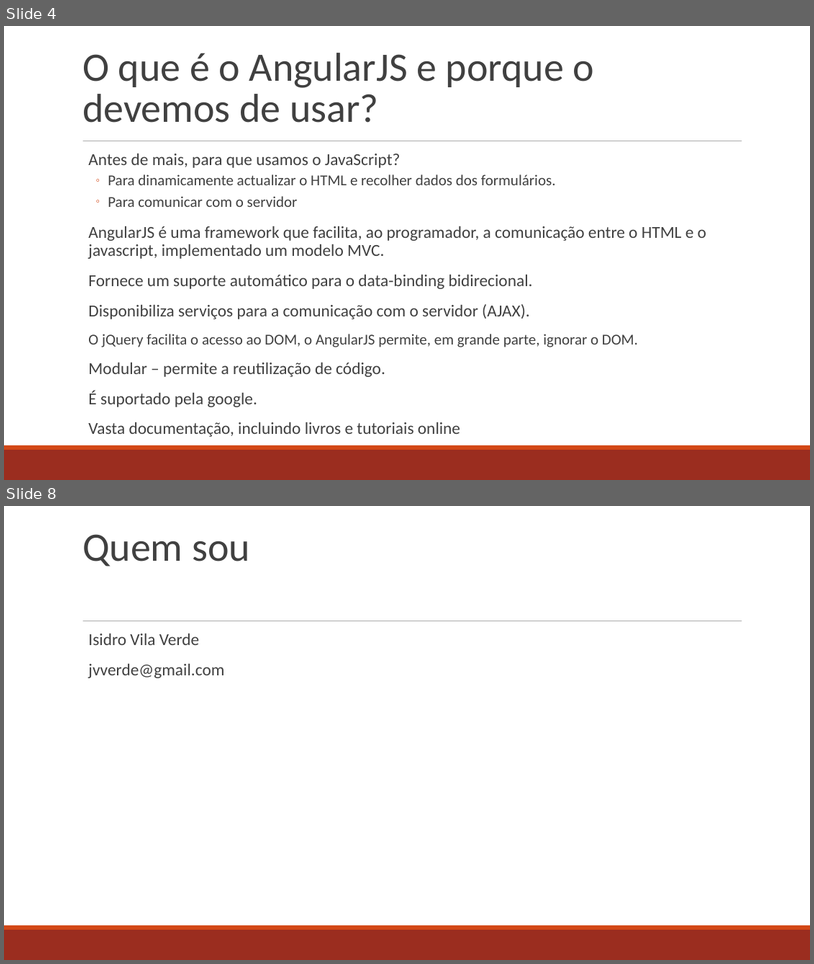
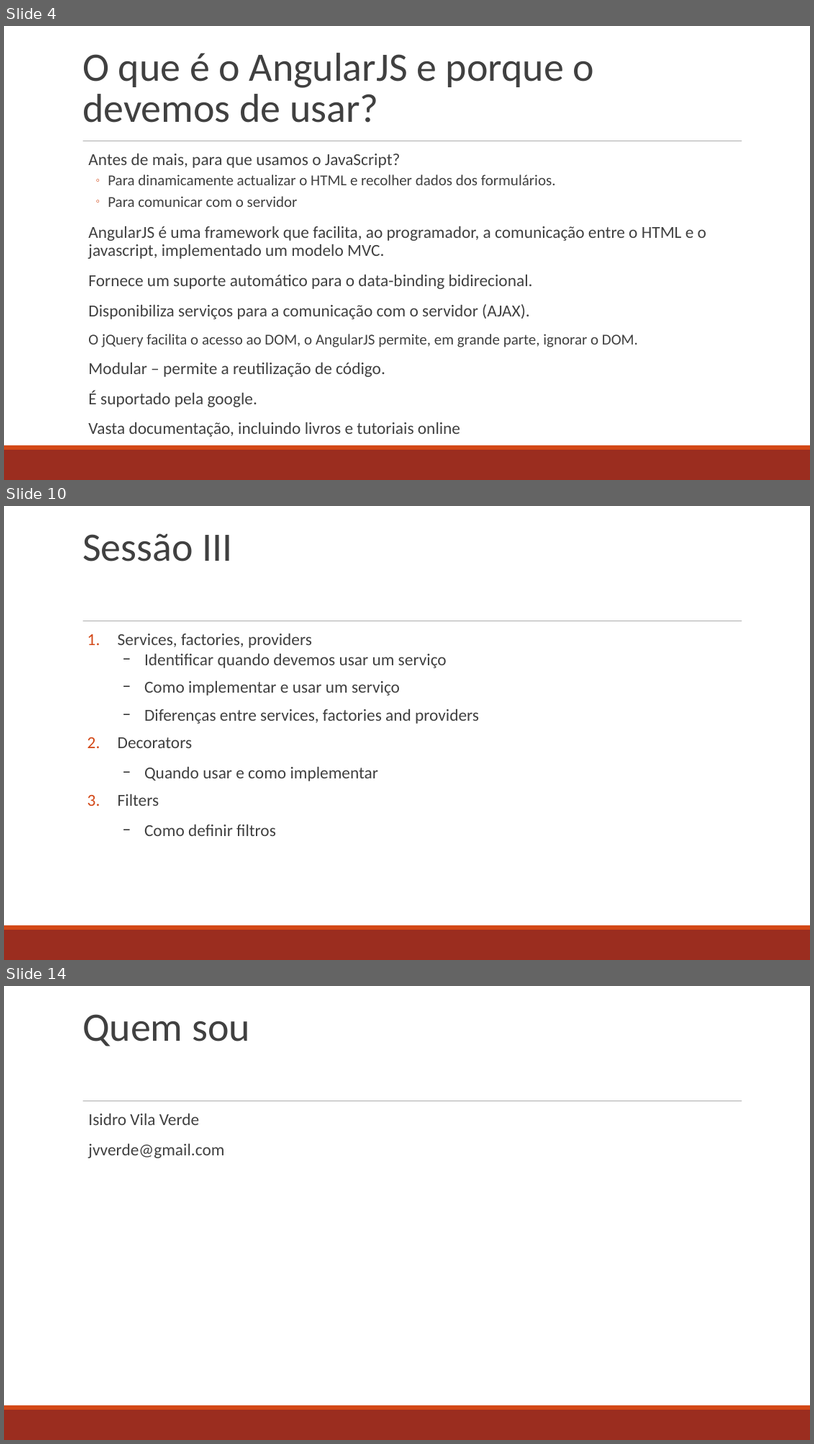
Before and after one commit to jvverde/demo-angular, a slide deck: docs/AngularJS.odp. Shown one above the other, each under a label of ours: slides 4 and 8 before the commit, slides 4, 10 and 14 after it; the slides between them are not shown. The pictures are 814x964 and 814x1444 pixels, drawn with LibreOffice and Linux fonts; fonts in the diff are those of the drawing. Boxes give left, top, right and bottom in pixels: in the first picture for what was removed or moved away, otherwise in the second. Text is boxed around its words. In the diff, an @@ line names an element or a change of style, - is before the commit and + after.

```diff
--- a/docs/AngularJS.odp
+++ b/docs/AngularJS.odp
@@ slide 10 added at box(4, 506, 810, 960), background #FFFFFF; not listed: 3 template elements that a slide beside it also shows @@
@@ title added at box(82, 533, 232, 561), 48 pt, text #404040 @@
+Sessão III
@@ text added at box(118, 633, 479, 836), 20 pt, text #404040 @@
+1. Services, factories, providers
+  − Identificar quando devemos usar um serviço
+  − Como implementar e usar um serviço
+  − Diferenças entre services, factories and providers
+2. Decorators
+  − Quando usar e como implementar
+3. Filters
+  − Como definir filtros
@@ what was slide 8 is now slide 14 @@
```
Also in this commit, not shown: 5 slides changed, 5 other slides added, 1 other file.
